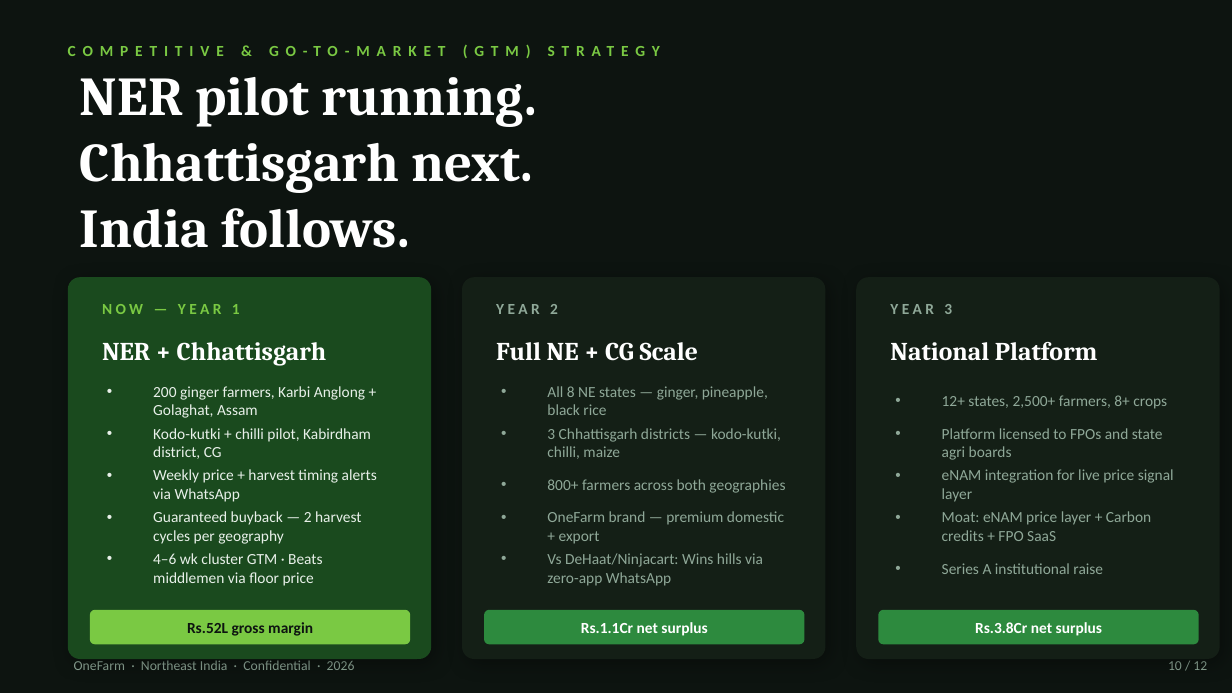
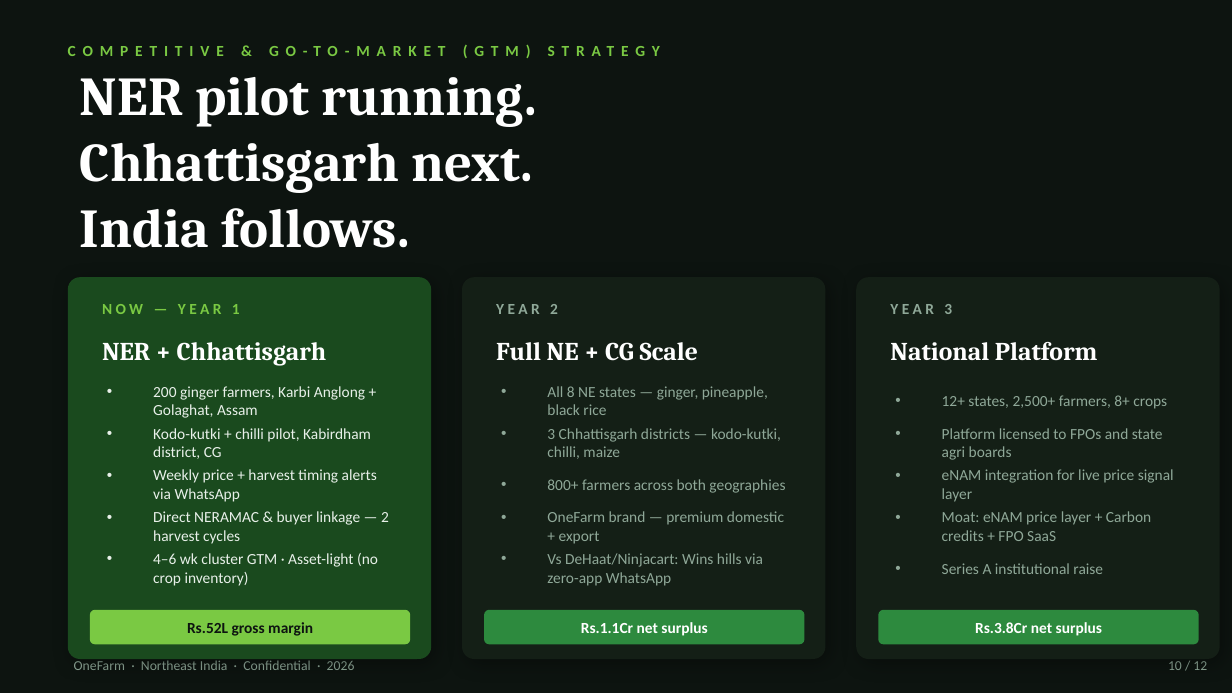
Before and after one commit to SHKSUD/OFC, a slide deck: slide 10 of OneFarm-v7-Jury-Compliant.pptx. Drawn at 1232x693 pixels with LibreOffice and Linux fonts; fonts in the diff are those of the drawing. Boxes give left, top, right and bottom in pixels: in the first picture for what was removed or moved away, otherwise in the second. Text is boxed around its words. In the diff, an @@ line names an element or a change of style, - is before the commit and + after.

Commit message:
Switch deck to Path B 100% Asset-Light Platform model with direct NERAMAC & buyer settlement

```diff
--- a/OneFarm-v7-Jury-Compliant.pptx
+++ b/OneFarm-v7-Jury-Compliant.pptx
@@ text at bbox=[153, 511, 389, 544]: text changed @@
-• Guaranteed buyback — 2 harvest cycles per geography
+• Direct NERAMAC & buyer linkage — 2 harvest cycles
@@ text at bbox=[153, 553, 378, 586]: text changed @@
-• 4–6 wk cluster GTM · Beats middlemen via floor price
+• 4–6 wk cluster GTM · Asset-light (no crop inventory)
```
Also in this commit, not shown: 6 other slides changed, 1 other file.
